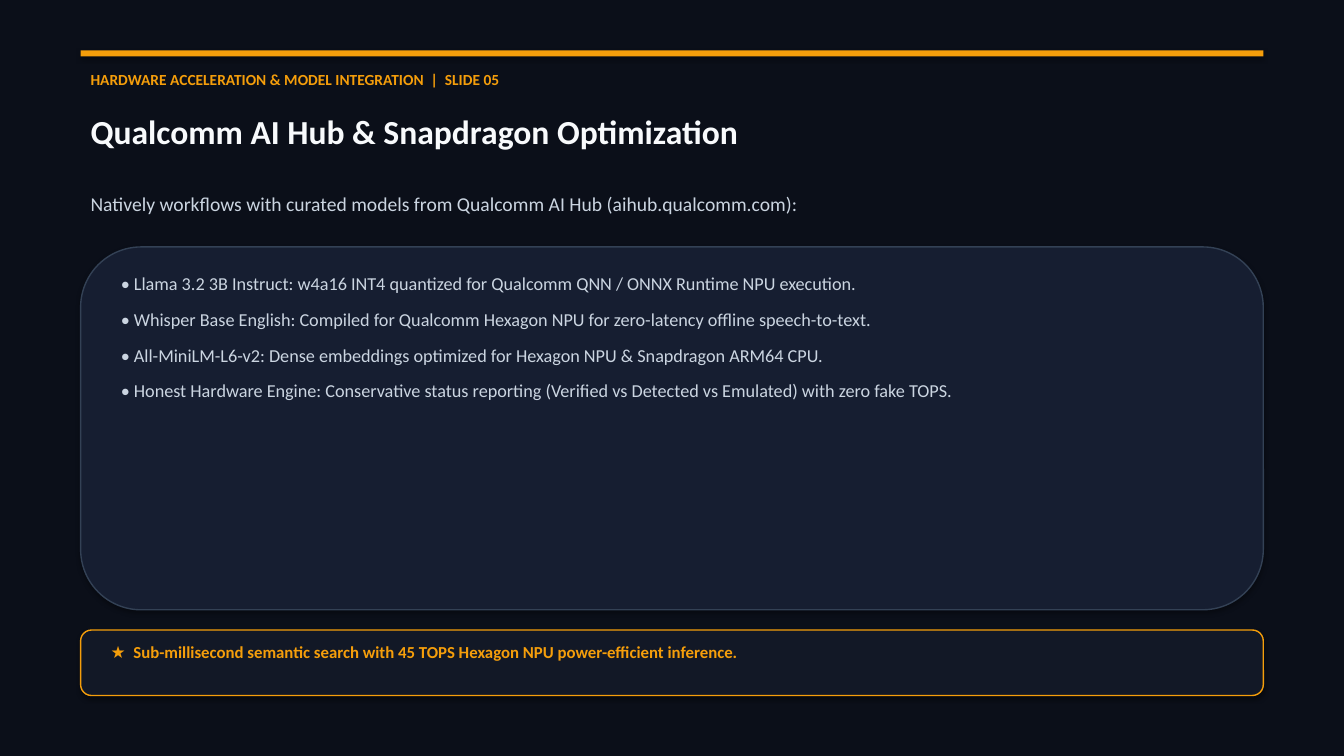
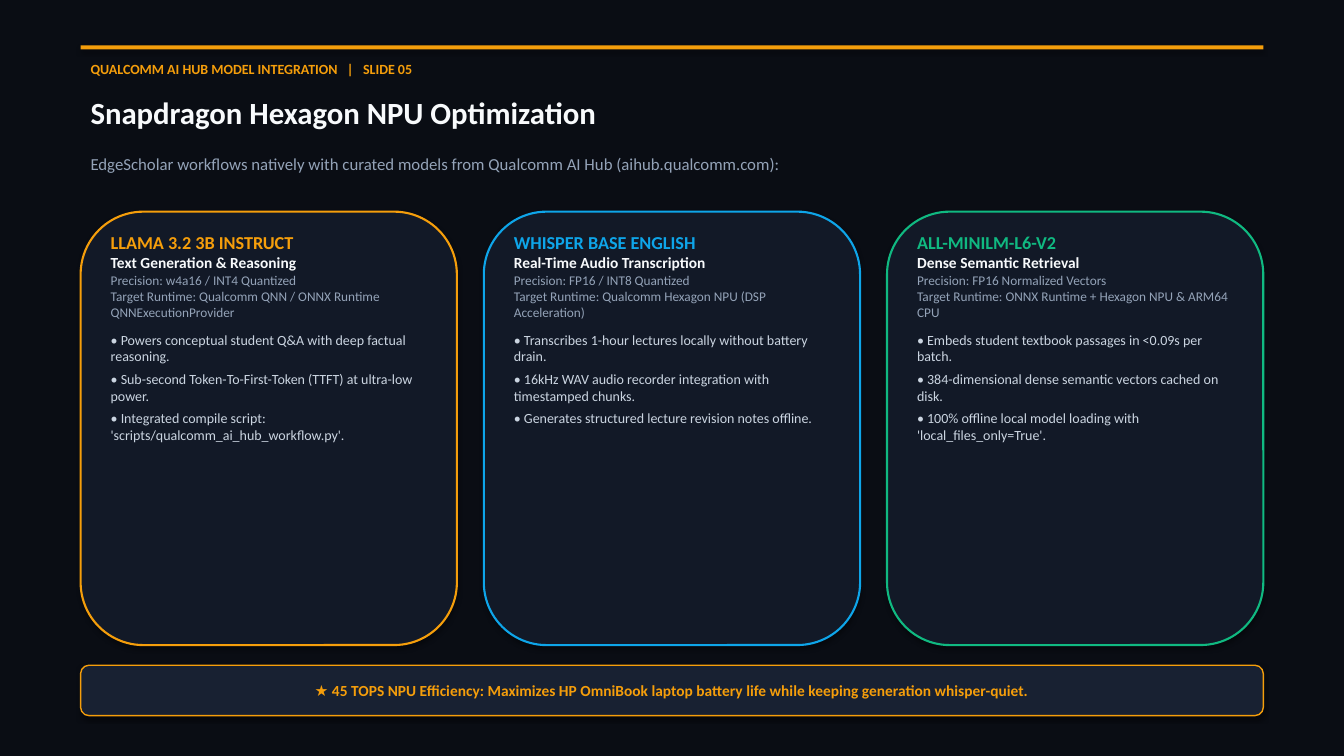
Before and after one commit to sahilbisen52-lang/edge-scholar, a slide deck: slide 5 of docs/EdgeScholar_Pitch_Presentation.pptx. Drawn at 1344x756 pixels with LibreOffice and Linux fonts; fonts in the diff are those of the drawing. Boxes give left, top, right and bottom in pixels: in the first picture for what was removed or moved away, otherwise in the second. Text is boxed around its words. In the diff, an @@ line names an element or a change of style, - is before the commit and + after.

Commit message:
Upgrade pitch deck to executive-grade Snapdragon dark design with custom multi-layout cards and stats

```diff
--- a/docs/EdgeScholar_Pitch_Presentation.pptx
+++ b/docs/EdgeScholar_Pitch_Presentation.pptx
@@ rectangle at bbox=[0, 0, 1344, 756]: fill #0B0F19 to #0A0D14 @@
@@ rectangle: place and size @@
-rectangle at bbox=[81, 50, 1263, 56]
+rectangle at bbox=[81, 45, 1263, 49]
@@ text at bbox=[91, 65, 412, 76]: text changed; size 11 to 10 pt @@
-HARDWARE ACCELERATION & MODEL INTEGRATION | SLIDE 05
+QUALCOMM AI HUB MODEL INTEGRATION | SLIDE 05
@@ text at bbox=[91, 102, 595, 130]: text changed; size 24 to 22 pt @@
-Qualcomm AI Hub & Snapdragon Optimization
+Snapdragon Hexagon NPU Optimization
@@ text at bbox=[91, 158, 779, 173]: text changed; size 14 to 12 pt; text colour #CBD5E1 to #94A3B8 @@
-Natively workflows with curated models from Qualcomm AI Hub (aihub.qualcomm.com):
+EdgeScholar workflows natively with curated models from Qualcomm AI Hub (aihub.qualcomm.com):
@@ rounded rectangle: place and size @@
-rounded rectangle at bbox=[81, 247, 1263, 610]
+rounded rectangle at bbox=[81, 212, 457, 645]
@@ rounded rectangle at bbox=[81, 212, 457, 645]: fill #161E31 to #121927; outline #334155 1 pt to #F59E0B 1.5 pt @@
@@ text at bbox=[111, 237, 412, 443]: text changed; size 13 to 10 pt @@
-• Llama 3.2 3B Instruct: w4a16 INT4 quantized for Qualcomm QNN / ONNX Runtime NPU execution.
-• Whisper Base English: Compiled for Qualcomm Hexagon NPU for zero-latency offline speech-to-text.
-• All-MiniLM-L6-v2: Dense embeddings optimized for Hexagon NPU & Snapdragon ARM64 CPU.
-• Honest Hardware Engine: Conservative status reporting (Verified vs Detected vs Emulated) with zero fake TOPS.
+LLAMA 3.2 3B INSTRUCT
+Text Generation & Reasoning
+Precision: w4a16 / INT4 Quantized
+Target Runtime: Qualcomm QNN / ONNX Runtime QNNExecutionProvider
+• Powers conceptual student Q&A with deep factual reasoning.
+• Sub-second Token-To-First-Token (TTFT) at ultra-low power.
+• Integrated compile script: 'scripts/qualcomm_ai_hub_workflow.py'.
@@ rounded rectangle added at bbox=[484, 212, 860, 645], fill #121927, outline #0EA5E9 1.5 pt @@
@@ text added at bbox=[514, 237, 812, 423], 10 pt, text #CBD5E1 @@
+WHISPER BASE ENGLISH
+Real-Time Audio Transcription
+Precision: FP16 / INT8 Quantized
+Target Runtime: Qualcomm Hexagon NPU (DSP Acceleration)
+• Transcribes 1-hour lectures locally without battery drain.
+• 16kHz WAV audio recorder integration with timestamped chunks.
+• Generates structured lecture revision notes offline.
@@ rounded rectangle added at bbox=[887, 212, 1263, 645], fill #121927, outline #10B981 1.5 pt @@
@@ text added at bbox=[917, 236, 1228, 442], 10 pt, text #CBD5E1 @@
+ALL-MINILM-L6-V2
+Dense Semantic Retrieval
+Precision: FP16 Normalized Vectors
+Target Runtime: ONNX Runtime + Hexagon NPU & ARM64 CPU
+• Embeds student textbook passages in <0.09s per batch.
+• 384-dimensional dense semantic vectors cached on disk.
+• 100% offline local model loading with 'local_files_only=True'.
@@ rounded rectangle removed at bbox=[81, 630, 1263, 696] @@
@@ text removed at bbox=[133, 646, 738, 661] @@
-★ Sub-millisecond semantic search with 45 TOPS Hexagon NPU power-efficient inference.
@@ rounded rectangle added at bbox=[81, 665, 1263, 716], fill #182132, outline #F59E0B 1 pt, 11 pt, text #F59E0B, bold @@
+★ 45 TOPS NPU Efficiency: Maximizes HP OmniBook laptop battery life while keeping generation whisper-quiet.
```
Also in this commit, not shown: 1 other slide changed, 8 slides added, 8 slides removed, 2 other files.
